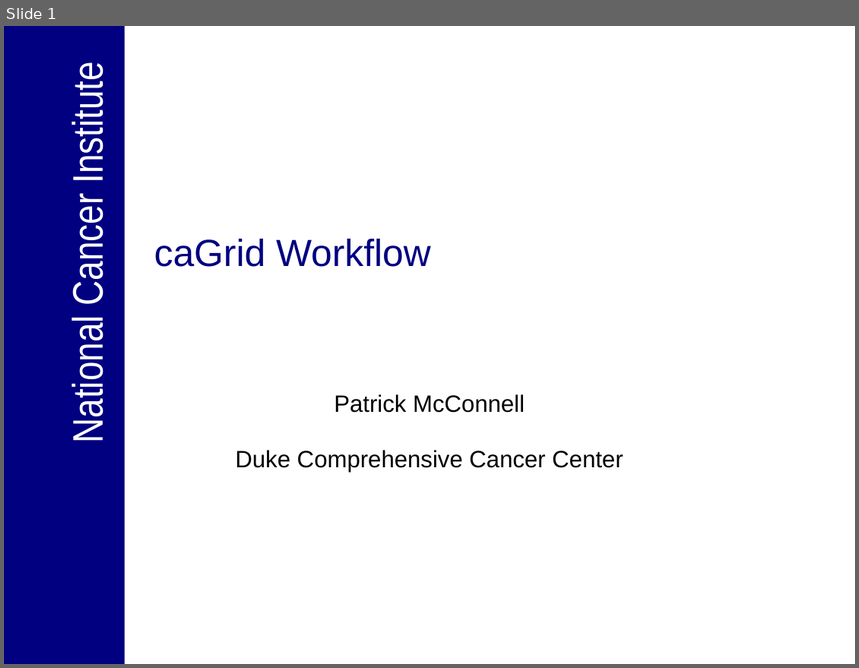
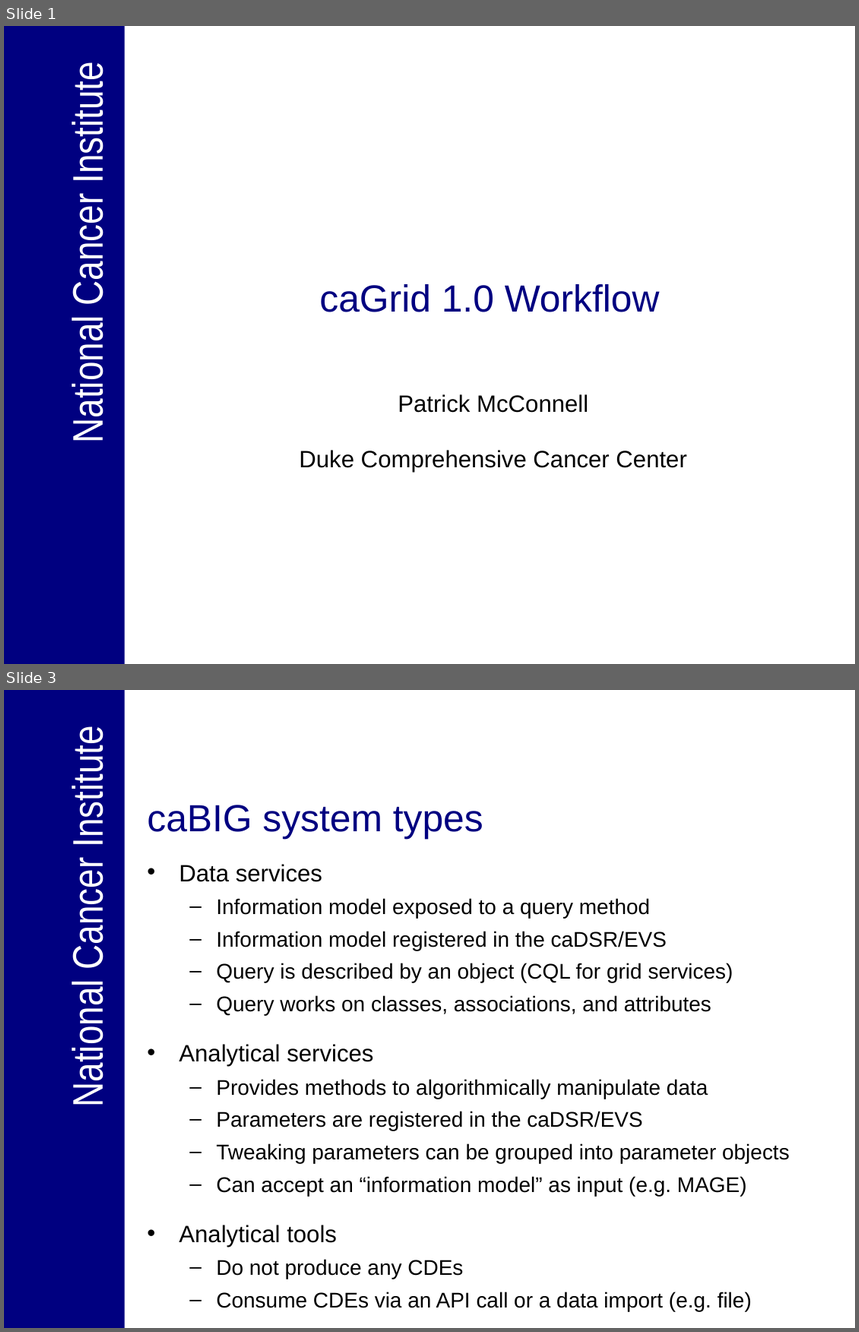
Before and after one commit to NCIP/cagrid-portal, a slide deck: cagrid-1-0/Documentation/presentations/20060918_ICR/workflow_icr_f2f_2006_09_18.ppt. Shown one above the other, each under a label of ours: slide 1 before the commit, slides 1 and 3 after it; the slides between them are not shown. The pictures are 859x668 and 859x1332 pixels, drawn with LibreOffice and Linux fonts; fonts in the diff are those of the drawing; background and template pictures are left out. Boxes give left, top, right and bottom in pixels: in the first picture for what was removed or moved away, otherwise in the second. Text is boxed around its words. In the diff, an @@ line names an element or a change of style, - is before the commit and + after.

```diff
--- a/cagrid-1-0/Documentation/presentations/20060918_ICR/workflow_icr_f2f_2006_09_18.ppt
+++ b/cagrid-1-0/Documentation/presentations/20060918_ICR/workflow_icr_f2f_2006_09_18.ppt
@@ slide 3 added at [4,690,855,1328], background #FFFFFF; not listed: 2 template elements that a slide beside it also shows @@
@@ title added at [147,805,484,839], 32 pt, text #000080 @@
+caBIG system types
@@ text added at [179,864,790,1312], 18 pt, text #000000 @@
+• Data services
+  – Information model exposed to a query method
+  – Information model registered in the caDSR/EVS
+  – Query is described by an object (CQL for grid services)
+  – Query works on classes, associations, and attributes
+• Analytical services
+  – Provides methods to algorithmically manipulate data
+  – Parameters are registered in the caDSR/EVS
+  – Tweaking parameters can be grouped into parameter objects
+  – Can accept an “information model” as input (e.g. MAGE)
+• Analytical tools
+  – Do not produce any CDEs
+  – Consume CDEs via an API call or a data import (e.g. file)
@@ slide 1 changed as well @@
@@ title at [319,284,660,313]: text changed @@
-caGrid Workflow
+caGrid 1.0 Workflow
@@ subtitle "Patrick McConnell": place and size @@
-subtitle "Patrick McConnell" at [235,395,623,472]
+subtitle "Patrick McConnell" at [299,395,686,472]
```
Also in this commit, not shown: 1 other slide changed, 25 other slides added.
